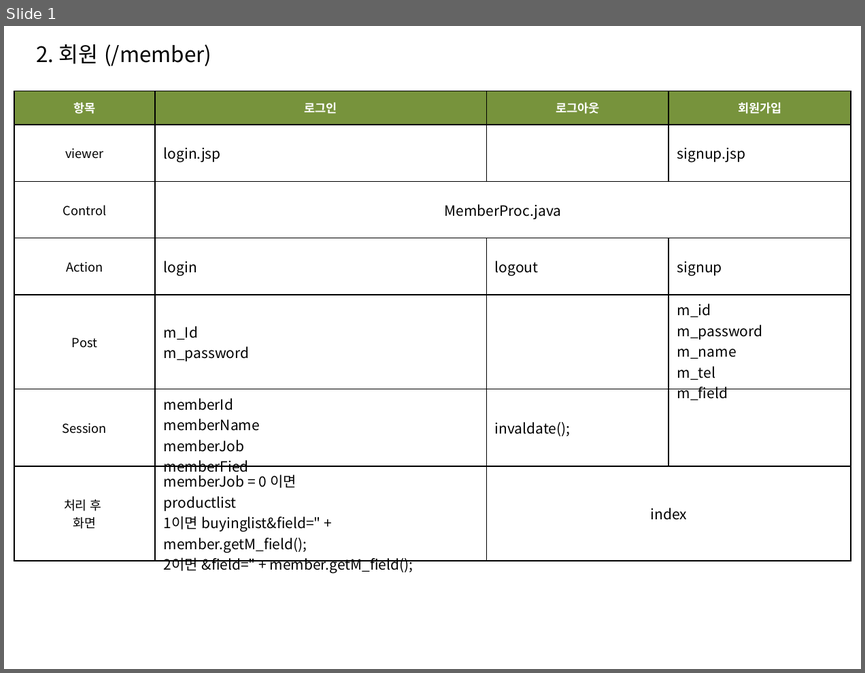
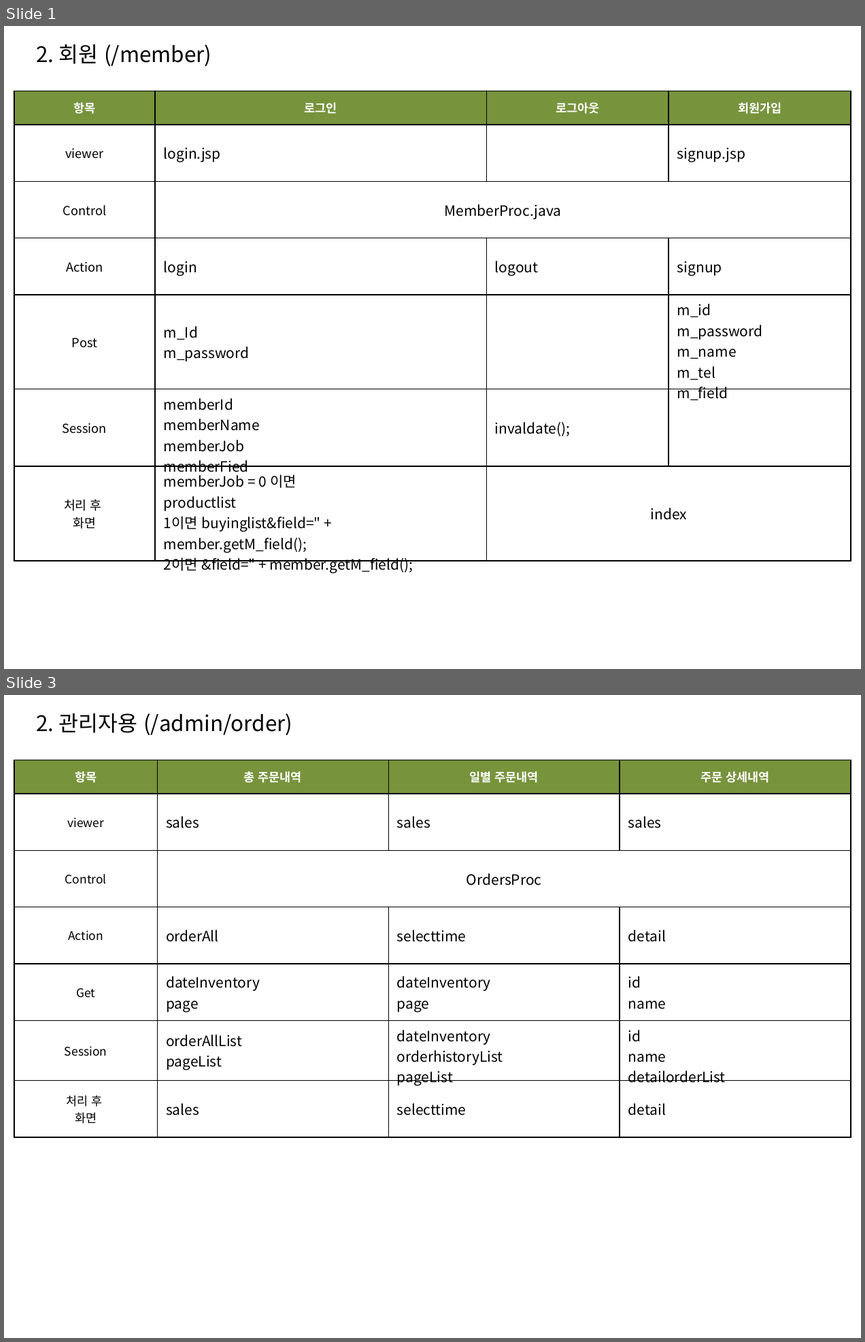
Before and after one commit to sec9590/Project_FullFillment, a slide deck: YellowContainer_MVC.pptx. Shown one above the other, each under a label of ours: slide 1 before the commit, slides 1 and 3 after it; the slides between them are not shown. The pictures are 865x673 and 865x1342 pixels, drawn with LibreOffice and Linux fonts; fonts in the diff are those of the drawing. Boxes give left, top, right and bottom in pixels: in the first picture for what was removed or moved away, otherwise in the second. Text is boxed around its words. In the diff, an @@ line names an element or a change of style, - is before the commit and + after.

```diff
--- a/YellowContainer_MVC.pptx
+++ b/YellowContainer_MVC.pptx
@@ slide 3 added at <box>4,695,861,1338</box>, background #FFFFFF @@
@@ text added at <box>36,713,292,735</box>, 18 pt, text #000000 @@
+2. 관리자용 (/admin/order)
@@ table added at <box>14,760,851,1137</box>, 7 rows, 4 columns @@
+항목 | 총 주문내역 | 일별 주문내역 | 주문 상세내역
+viewer | sales | sales | sales
+Control | OrdersProc |  | 
+Action | orderAll | selecttime | detail
+Get | dateInventory / page | dateInventory / page | id / name
+Session | orderAllList / pageList | dateInventory / orderhistoryList / pageList | id / name / detailorderList
+처리 후 / 화면 | sales | selecttime | detail
```
Also in this commit, not shown: 1 slide changed, 1 other slide added, 3 other files.
